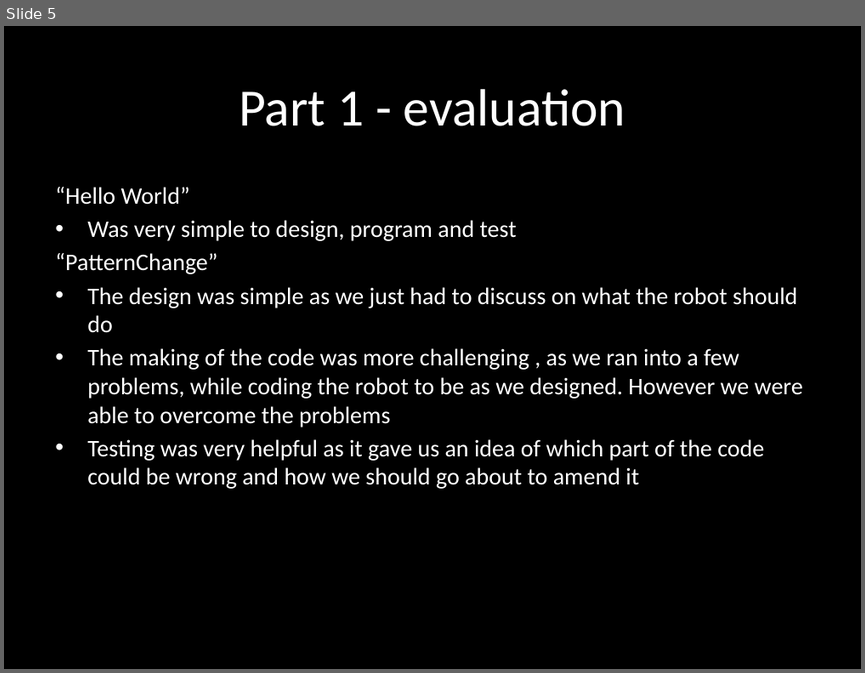
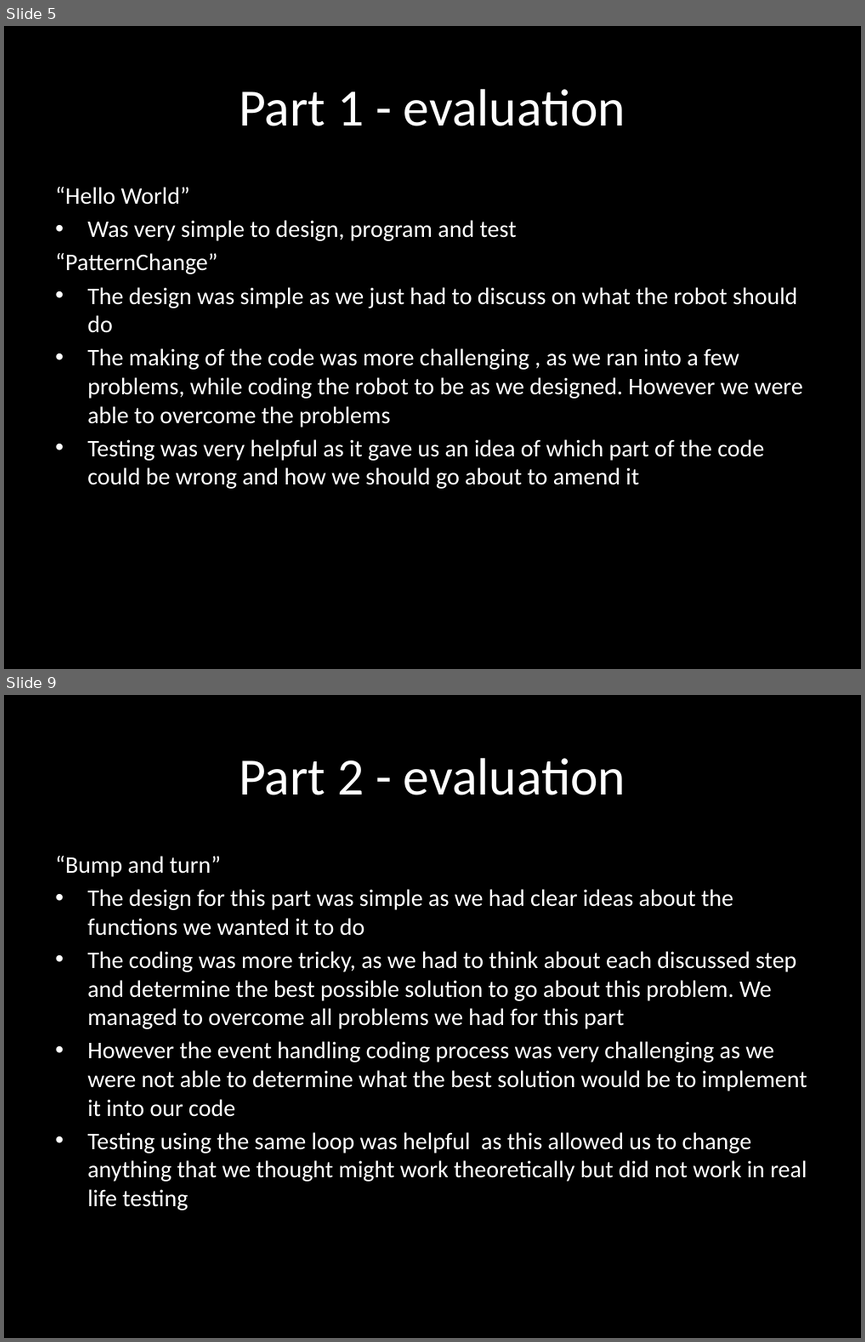
Before and after one commit to Joshiez/RobotProgramming, a slide deck: Exercise 2 Presentation.pptx. Shown one above the other, each under a label of ours: slide 5 before the commit, slides 5 and 9 after it; the slides between them are not shown. The pictures are 865x673 and 865x1342 pixels, drawn with LibreOffice and Linux fonts; fonts in the diff are those of the drawing. Boxes give left, top, right and bottom in pixels: in the first picture for what was removed or moved away, otherwise in the second. Text is boxed around its words. In the diff, an @@ line names an element or a change of style, - is before the commit and + after.

```diff
--- a/Exercise 2 Presentation.pptx
+++ b/Exercise 2 Presentation.pptx
@@ slide 9 added at <box>4,695,861,1338</box>, background #000000 @@
@@ title added at <box>239,758,625,795</box>, 44 pt, text #FFFFFF @@
+Part 2 - evaluation
@@ text added at <box>55,856,807,1210</box>, 20 pt, text #FFFFFF @@
+“Bump and turn”
+• The design for this part was simple as we had clear ideas about the functions we wanted it to do
+• The coding was more tricky, as we had to think about each discussed step and determine the best possible solution to go about this problem. We managed to overcome all problems we had for this part
+• However the event handling coding process was very challenging as we were not able to determine what the best solution would be to implement it into our code
+• Testing using the same loop was helpful as this allowed us to change anything that we thought might work theoretically but did not work in real life testing
```
Also in this commit, not shown: 1 slide changed, 11 other slides added.
